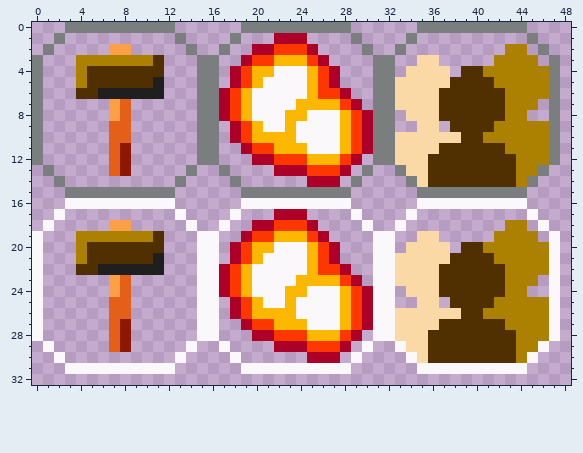
File history of a sprite sheet, resources/img/hud.png. Above: the version before the commit.
The file is 128x128 pixels. Shown: x 0..48, y 0..32.
Once edited:
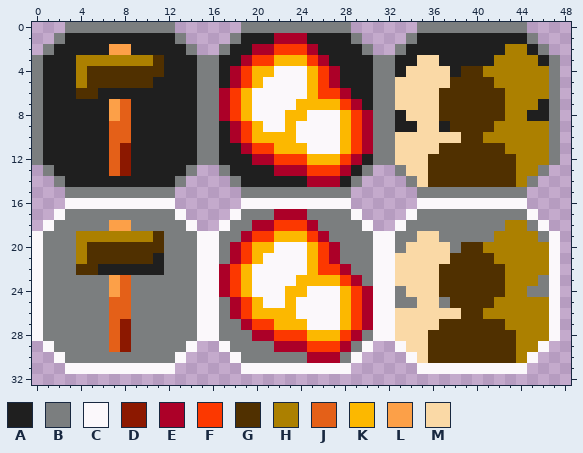
Palette (. is transparent): A #1f1f1f  B #7b7e7f  C #fbf8fb  D #8c1800  E #ac0028  F #fc3800  G #503000  H #ac8000  J #e46018  K #fcb800  L #fca048  M #fad9a6
Log entry: Improved menu button icons
What changed:
The edit adds colour A in row 1 at x 3 to 12, 19 to 21, 25 to 28 and 35 to 44; in row 2 at x 2 to 6, 9 to 13, 18 to 19, 26 to 29, 34 to 42 and 45; in row 3 at x 1 to 3, 12 to 14, 17 to 18, 27 to 30, 33 to 34, 37 to 41 and 46; in row 4 at x 1 to 3, 12 to 14, 17, 28 to 30, 33 and 38; in row 5 at x 1 to 3, 12 to 14, 17 and 28 to 30; in row 6 at x 1 to 3, 12 to 14 and 29 to 30.
The edit adds colour A in row 7 at x 1 to 6, 9 to 14, 30 and 46; in row 8 at x 1 to 6, 9 to 14, 33 and 45 to 46; in row 9 at x 1 to 6, 9 to 14, 17, 33 to 34 and 37; in row 10 at x 1 to 6, 9 to 14 and 17; in row 11 at x 1 to 6, 9 to 14 and 17 to 18; in row 12 at x 1 to 6, 9 to 14, 17 to 19 and 30.
The edit adds colour A in row 13 at x 2 to 6, 9 to 13, 18 to 21 and 29; in row 14 at x 3 to 12, 19 to 24 and 28.
The edit adds colour B in row 17 at x 3 to 12, 19 to 21, 25 to 28 and 35 to 44; in row 18 at x 2 to 6, 9 to 13, 18 to 19, 26 to 29, 34 to 42 and 45; in row 19 at x 1 to 3, 12 to 14, 17 to 18, 27 to 30, 33 to 34, 37 to 41 and 46; in row 20 at x 1 to 3, 12 to 14, 17, 28 to 30, 33 and 38; in row 21 at x 1 to 3, 12 to 14, 17 and 28 to 30; in row 22 at x 1 to 3, 12 to 14 and 29 to 30.
The edit adds colour B in row 23 at x 1 to 6, 9 to 14, 30 and 46; in row 24 at x 1 to 6, 9 to 14, 33 and 45 to 46; in row 25 at x 1 to 6, 9 to 14, 17, 33 to 34 and 37; in row 26 at x 1 to 6, 9 to 14 and 17; in row 27 at x 1 to 6, 9 to 14 and 17 to 18; in row 28 at x 1 to 6, 9 to 14, 17 to 19 and 30.
The edit adds colour B in row 29 at x 2 to 6, 9 to 13, 18 to 21 and 29; in row 30 at x 3 to 12, 19 to 24 and 28.
Boxes around the changes in both pictures, in picture pixels (x1, y1, x2, y2):
added: (43, 33, 549, 363)
